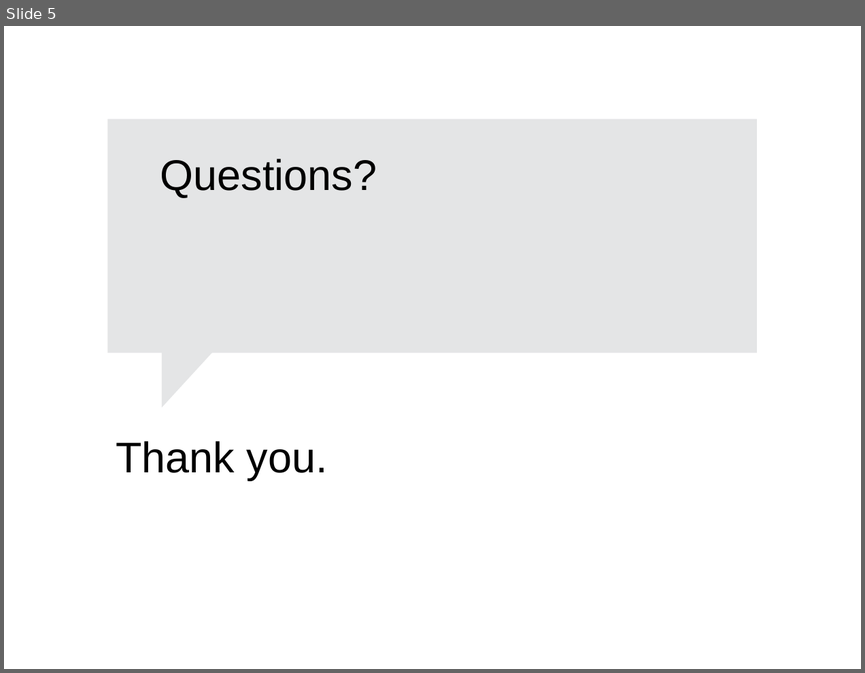
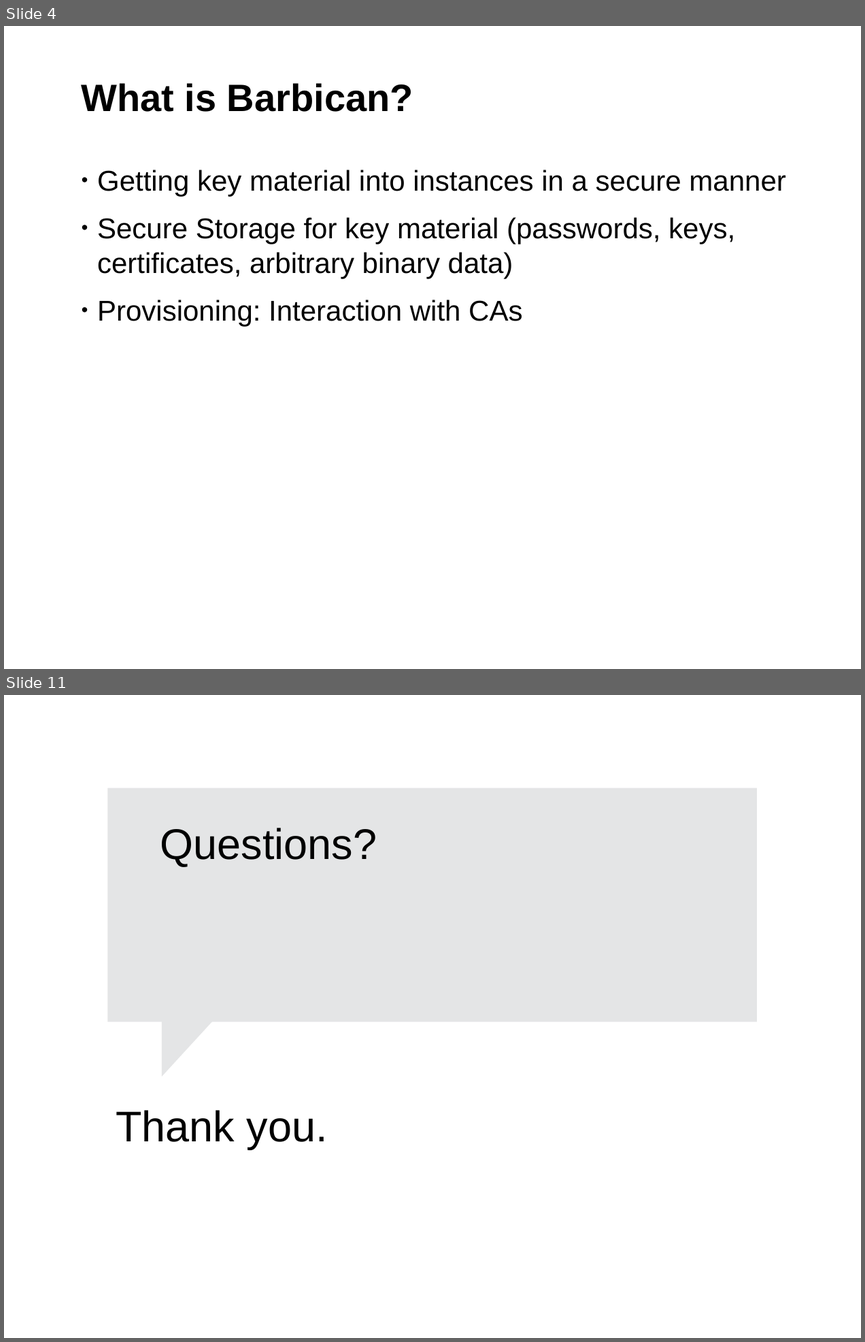
Before and after one commit to sayalilunkad/openstack-barcelona, a slide deck: hiding-in-the-clouds_secret-management-with-openstack-barbican/presentation.odp. Shown one above the other, each under a label of ours: slide 5 before the commit, slides 4 and 11 after it; the slides between them are not shown. The pictures are 865x673 and 865x1342 pixels, drawn with LibreOffice and Linux fonts; fonts in the diff are those of the drawing; background and template pictures are left out. Boxes give left, top, right and bottom in pixels: in the first picture for what was removed or moved away, otherwise in the second. Text is boxed around its words. In the diff, an @@ line names an element or a change of style, - is before the commit and + after.

```diff
--- a/hiding-in-the-clouds_secret-management-with-openstack-barbican/presentation.odp
+++ b/hiding-in-the-clouds_secret-management-with-openstack-barbican/presentation.odp
@@ slide 4 added at [4,26,861,669], background #FFFFFF; not listed: 1 template element that a slide beside it also shows @@
@@ title added at [81,83,413,112], 32 pt, text #000000, bold @@
+What is Barbican?
@@ text added at [97,169,785,327], 24 pt, text #000000 @@
+• Getting key material into instances in a secure manner
+• Secure Storage for key material (passwords, keys, certificates, arbitrary binary data)
+• Provisioning: Interaction with CAs
@@ what was slide 5 is now slide 11 @@
```
Also in this commit, not shown: 1 slide changed, 7 other slides added, 2 slides removed.
